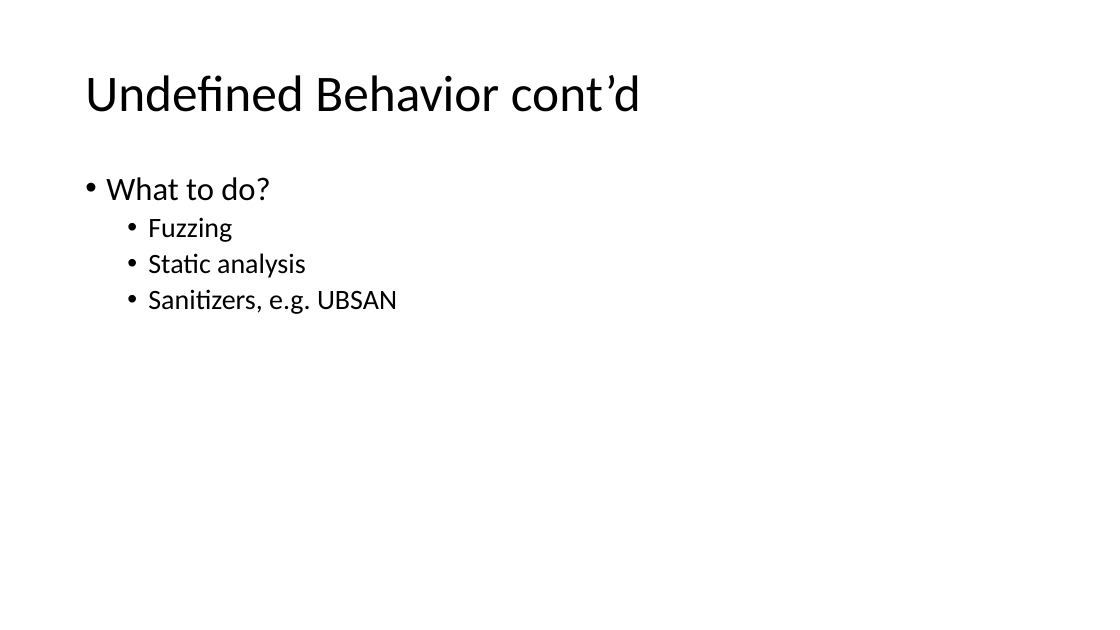
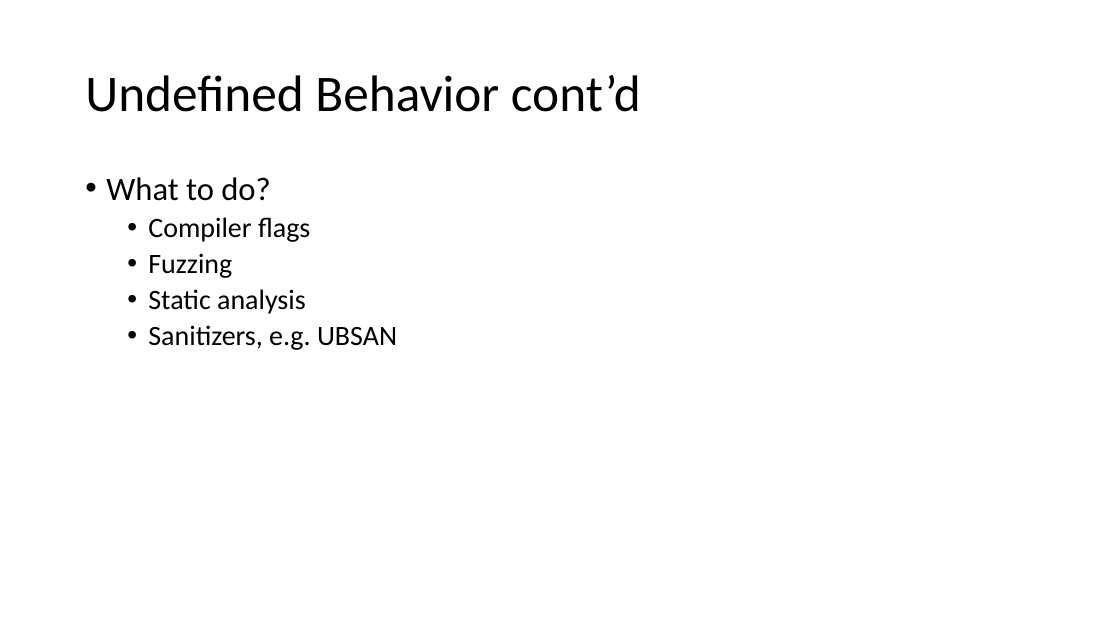
Before and after one commit to joelbygger/c_talk, a slide deck: slide 24 of presentation.pptx. Drawn at 1120x630 pixels with LibreOffice and Linux fonts; fonts in the diff are those of the drawing. Boxes give left, top, right and bottom in pixels: in the first picture for what was removed or moved away, otherwise in the second. Text is boxed around its words. In the diff, an @@ line names an element or a change of style, - is before the commit and + after.

```diff
--- a/presentation.pptx
+++ b/presentation.pptx
@@ text at (148,217,310,242): paragraph added @@
+  • Compiler flags
```
Also in this commit, not shown: 9 other slides changed.
